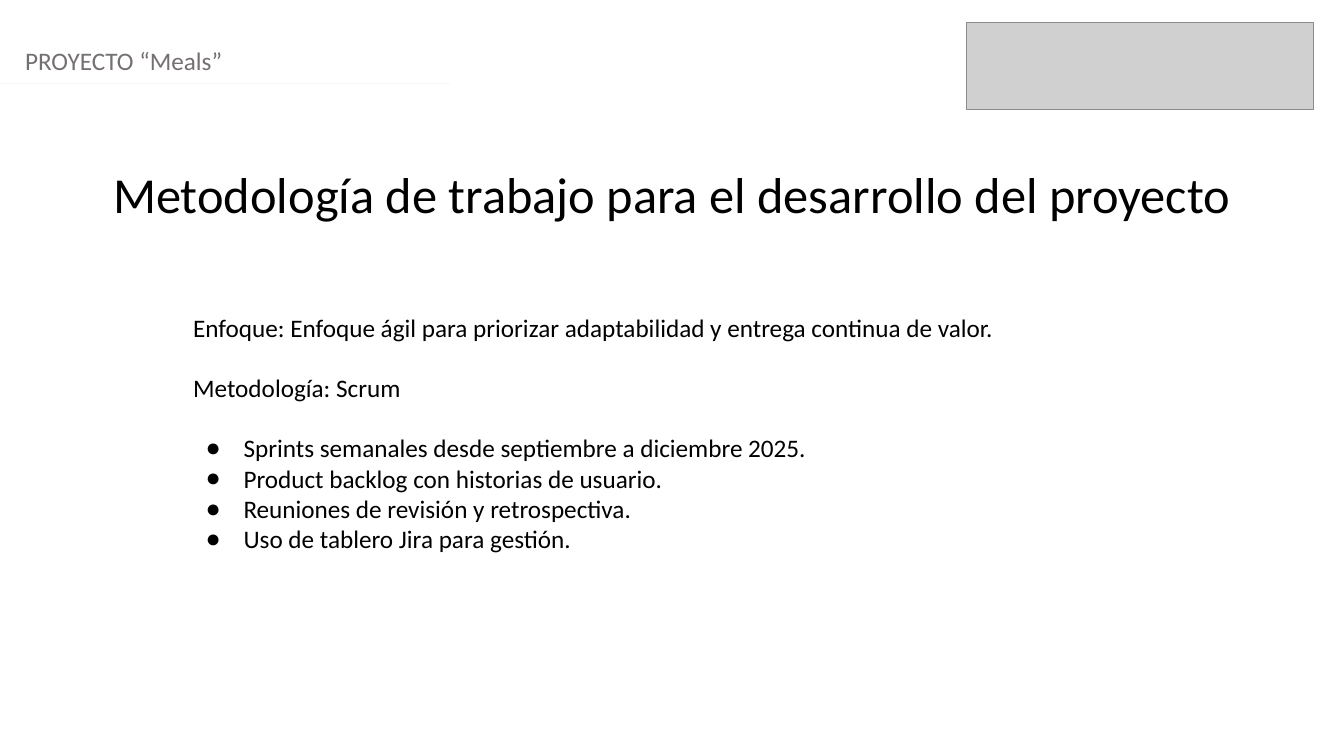
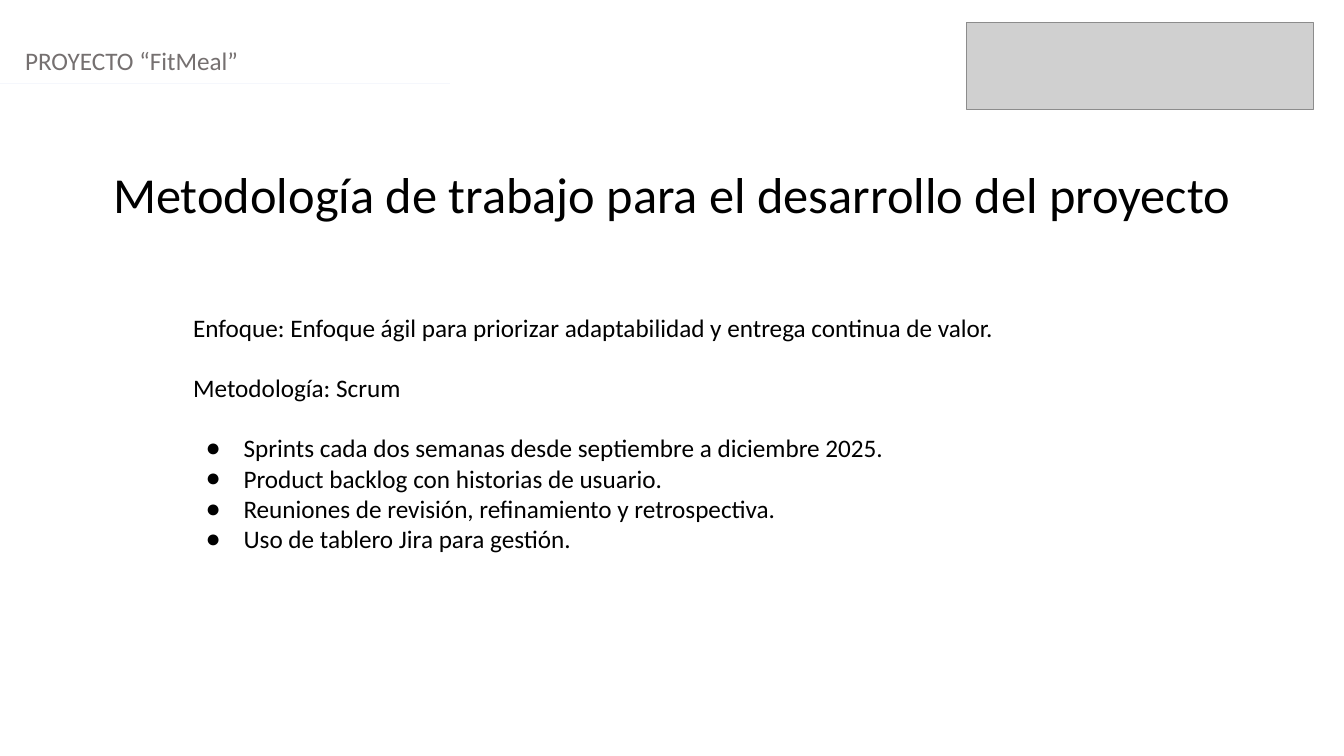
Before and after one commit to NicolasGZ99/Proyecto_APT, a slide deck: slide 6 of Fase2/Formato Presentación final.pptx. Drawn at 1344x756 pixels with LibreOffice and Linux fonts; fonts in the diff are those of the drawing; grey boxes stand for pictures. Boxes give left, top, right and bottom in pixels: in the first picture for what was removed or moved away, otherwise in the second. Text is boxed around its words. In the diff, an @@ line names an element or a change of style, - is before the commit and + after.

```diff
--- a/Fase2/Formato Presentación final.pptx
+++ b/Fase2/Formato Presentación final.pptx
@@ text at (25,52,238,70): text changed @@
-PROYECTO “Meals”
+PROYECTO “FitMeal”
@@ text at (244,439,882,461): text changed @@
-● Sprints semanales desde septiembre a diciembre 2025.
+● Sprints cada dos semanas desde septiembre a diciembre 2025.
@@ text at (244,500,775,522): text changed @@
-● Reuniones de revisión y retrospectiva.
+● Reuniones de revisión, refinamiento y retrospectiva.
```
Also in this commit, not shown: 6 other slides changed.
